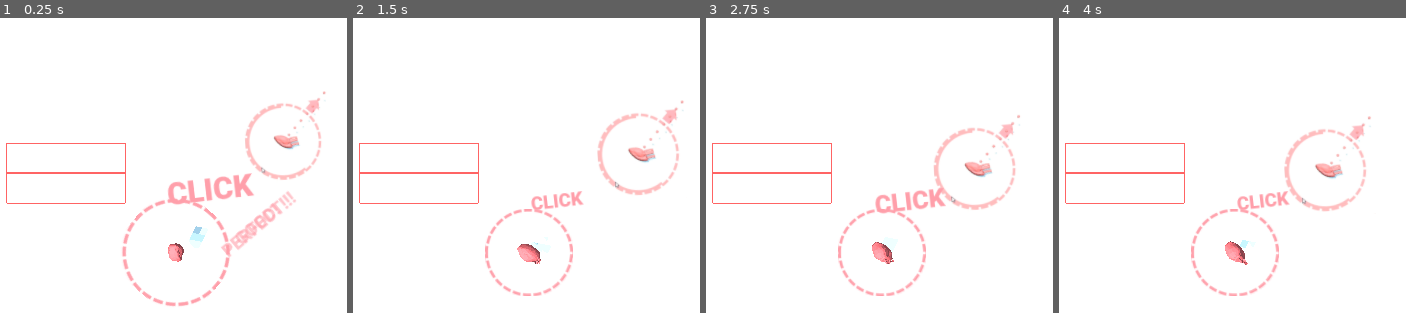
Above: before the commit, frames 1-4 (left to right).
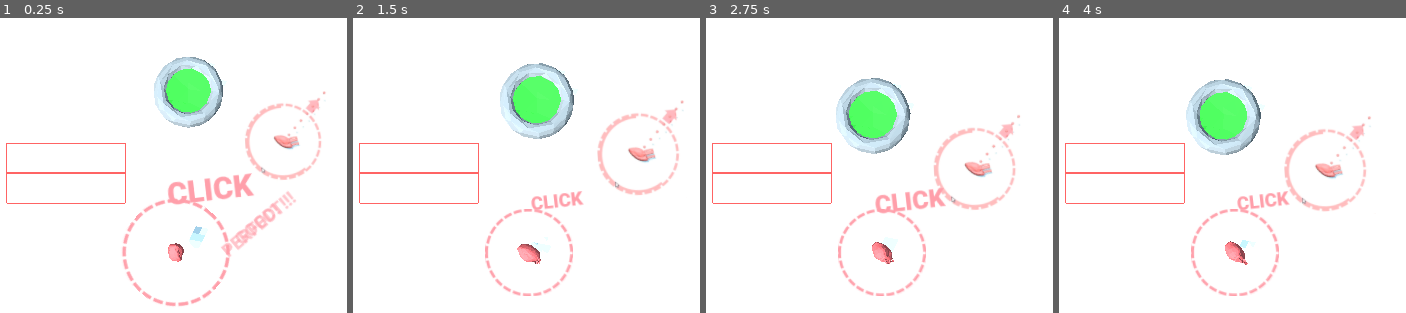
Above: after the commit, the same moments.

Repository: CaptainProton42/ldjam46
Game: Godot game, scene res://TutorialLevel.tscn
Same seed, same stepped clock (60 frames per second), same inputs: the game is played once before the commit and once after it. This scene is started directly instead of the project's main scene.
Inputs (mouse positions are in pixels of both pictures, inside the frame that each line leads up to):
- Up to frame 1 (0.25 s): no input
- Up to frame 2 (1.5 s): tap Space (restart, bound only before the commit) at 0.5, 1.25 s; move the mouse to (outside the picture) at 0.52 s; press the mouse at (outside the picture) at 0.53 s; hold W (forward) 0.53-1.28 s; move the mouse to (370, 274) at 1.27 s; release the mouse at (370, 274) at 1.28 s; click (370, 274) at 1.35 s
- Up to frame 3 (2.75 s): tap Space (restart, bound only before the commit) at 2 s; move the mouse to (962, 150) at 2.02 s; press the mouse at (962, 150) at 2.03 s; hold W (forward) from 2.03 s (still down)
- Up to frame 4 (4 s): tap Space (restart, bound only before the commit) at 2.75, 3.5 s; move the mouse to (outside the picture) at 2.77 s; release the mouse at (outside the picture) at 2.78 s; click (outside the picture) at 2.85 s; move the mouse to (outside the picture) at 3.52 s; release W (forward) at 3.53 s; press the mouse at (outside the picture) at 3.53 s

The runs differ from the first frame. In frame 1, 3.7% of the frame differs, in the area x 44-65%, y 13-38%; in frame 2, 4.3%; in frame 3, 4.3%, in the area x 37-60%, y 20-47%; in frame 4, 4.3%.

Commit message:
Added checkpoint system.

Diff:
--- /dev/null
+++ b/CheckPoint.tscn
@@ -0,0 +1,15 @@
+[gd_scene load_steps=3 format=2]
+
+[ext_resource path="res://scripts/CheckPoint.gd" type="Script" id=1]
+
+[sub_resource type="BoxShape" id=1]
+
+[node name="CheckPoint" type="Area"]
+input_ray_pickable = false
+script = ExtResource( 1 )
+
+[node name="CollisionShape" type="CollisionShape" parent="."]
+shape = SubResource( 1 )
+
+[node name="SpawnPoint" type="Spatial" parent="."]
+transform = Transform( 1, 0, 0, 0, 1, 0, 0, 0, 1, 0, 0.389944, 0.224223 )
--- a/TutorialLevel.tscn
+++ b/TutorialLevel.tscn
@@ -10,6 +10,8 @@
 [ext_resource path="res://scripts/LevelFlow.gd" type="Script" id=8]
 [ext_resource path="res://textures/tutorial_1.PNG" type="Texture" id=9]
 [ext_resource path="res://Monitor.tscn" type="PackedScene" id=10]
+[ext_resource path="res://objects/JumpPad.tscn" type="PackedScene" id=11]
+[ext_resource path="res://CheckPoint.tscn" type="PackedScene" id=12]
 
 [sub_resource type="CubeMesh" id=1]
 
@@ -74,3 +76,14 @@
 margin_right = 296.48
 margin_bottom = 161.272
 heart_path = NodePath("../Heart")
+
+[node name="Jumppad" parent="." instance=ExtResource( 11 )]
+transform = Transform( -0.00131611, 0, -0.999999, 0, 1, 0, 0.999999, 0, -0.00131611, 0, 0.240543, 11.935 )
+
+[node name="CheckPoint" parent="." instance=ExtResource( 12 )]
+transform = Transform( 1, 0, 0, 0, 1, 0, 0, 0, 1, 1.61363, 0.274132, 12.3763 )
+
+[node name="SpawnPoint" parent="CheckPoint" index="1"]
+transform = Transform( 1, 0, 0, 0, 1, 0, 0, 0, 1, 2.35983, 0.962311, 0.224223 )
+
+[editable path="CheckPoint"]
--- a/objects/JumpPad.tscn
+++ b/objects/JumpPad.tscn
@@ -34,6 +34,7 @@
 
 [node name="TriggerArea" type="Area" parent="."]
 transform = Transform( 1.78037, 0, 0.00013025, 0, 0.999999, 0, 0.000130254, 0, 1.85976, 0, -0.186353, 0 )
+input_ray_pickable = false
 
 [node name="CollisionShape" type="CollisionShape" parent="TriggerArea"]
 transform = Transform( 1.94027, 0, 9.31323e-10, 0, 1.5855, 0, -1.86265e-09, 0, 1.94027, -8.10623e-06, 0.333485, -0.000614882 )
@@ -41,6 +42,7 @@
 
 [node name="ThrowArea" type="Area" parent="."]
 transform = Transform( 1.78037, 0, 0.00013025, 0, 0.999999, 0, 0.000130254, 0, 1.85976, 0, -0.0559341, 0 )
+input_ray_pickable = false
 
 [node name="CollisionShape" type="CollisionShape" parent="ThrowArea"]
 transform = Transform( 1.4576, 0, 6.98492e-10, 0, 2.44575, 0, -1.16415e-09, 0, 1.4576, 0.000218868, 0.723841, -0.00193167 )
--- a/project.godot
+++ b/project.godot
@@ -42,6 +42,11 @@
 }
 restart={
 "deadzone": 0.5,
+"events": [ Object(InputEventKey,"resource_local_to_scene":false,"resource_name":"","device":0,"alt":false,"shift":false,"control":false,"meta":false,"command":false,"pressed":false,"scancode":82,"unicode":0,"echo":false,"script":null)
+ ]
+}
+goto_checkpoint={
+"deadzone": 0.5,
 "events": [ Object(InputEventKey,"resource_local_to_scene":false,"resource_name":"","device":0,"alt":false,"shift":false,"control":false,"meta":false,"command":false,"pressed":false,"scancode":32,"unicode":0,"echo":false,"script":null)
  ]
 }
--- /dev/null
+++ b/scripts/CheckPoint.gd
@@ -0,0 +1,8 @@
+extends Area
+
+func _ready():
+	connect("body_entered", self, "_on_body_entered")
+
+func _on_body_entered(body):
+	if body.get_name() == "Heart":
+		body.checkpoint_position = translation + get_node("SpawnPoint").translation
--- a/scripts/Heart.gd
+++ b/scripts/Heart.gd
@@ -21,6 +21,8 @@
 export var timing_interval_good = 0.3
 
 var help_circle
+
+var checkpoint_position = Vector3(0.0, 0.0, 0.0)
 
 var rng = RandomNumberGenerator.new()
 
@@ -64,6 +66,7 @@
 	animation_tree.set_active(false)
 	animation_tree.set("parameters/heartbeat_amplitude/blend_amount", 0.5)
 	rng.randomize()
+	checkpoint_position = translation
 
 func _enter_state(new_state):
 	print("entering state " + STATE.keys()[new_state])
@@ -154,6 +157,11 @@
 				audio_slap.play()
 				_enter_state(STATE.rolling)
 
+func back_to_checkpoint():
+	translation = checkpoint_position
+	life = 1.0
+	_enter_state(STATE.ready)
+
 func kill():
 	animation_tree.active = false
 	audio_fade_out.play()
--- a/scripts/LevelFlow.gd
+++ b/scripts/LevelFlow.gd
@@ -14,14 +14,19 @@
 	if heart.state == heart.STATE.dead:
 		if Input.is_action_just_pressed("restart"):
 			get_tree().reload_current_scene()
+		elif Input.is_action_just_pressed("goto_checkpoint"):
+			print("GOTO CHECKPOINT")
+			heart.back_to_checkpoint()
+
 	if heart.state == heart.STATE.boxed:
 		if Input.is_action_just_pressed("restart"):
 			print("YAY")
 
-
 func _on_heart_entered_state(state):
+	if state == heart.STATE.ready:
+		text_announcer.fade()
 	if state == heart.STATE.dead:
-		text_announcer.show_message("Flatlined", "press [SPACE] to restart")
+		text_announcer.show_message("Flatlined", "press [SPACE] to got back to checkpoint\npress [R] to restart level")
 	if state == heart.STATE.boxed:
 		yield(get_tree().create_timer(1.0), "timeout")
 		text_announcer.show_message("Boxed", "press [SPACE] to continue", Color("#3cbd4d"))
Not shown: 1 places in TutorialLevel.tscn that only renumber resources
